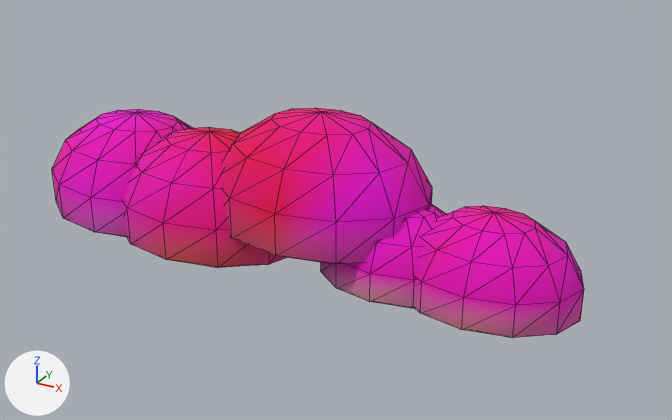
A saved change to the glTF model ArtSource/Exports/Environment/Cloud_01.glb.
Both versions are drawn from a 50 mm lens placed at (4.69, -7.78, 4.48), pointed at (0.34, 0.13, 0.53). Every picture has the same lights, and +X, +Y and +Z are marked at lower left. The older version comes first. Mesh edges are drawn as thin lines.

Objects in the first picture: 'Cloud_01'.
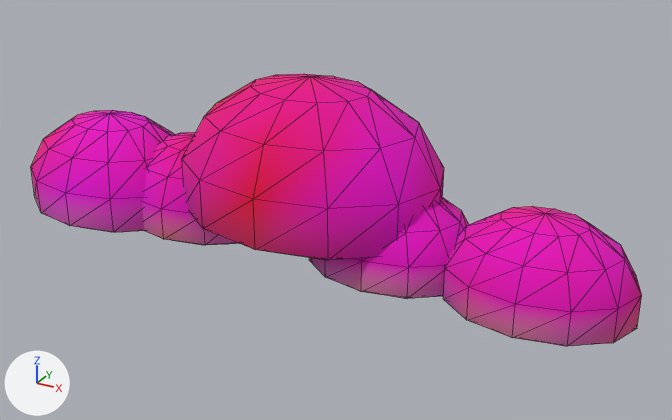
Changed parts and their boxes [x1, y1, x2, y2] in the pictures (672 x 420 px; the box of a moved part takes in the faces that stretch with it):
'Cloud_01', reshaped, recoloured (15% wider, 18% taller)
    before: [52, 108, 584, 338]
    after: [31, 74, 642, 346]
part 1 of me_cloud_01, moved or reshaped
    before: [52, 109, 193, 237]
    after: [31, 110, 174, 232]
part 2 of me_cloud_01, moved or reshaped
    before: [123, 127, 287, 268]
    after: [142, 132, 237, 245]
part 3 of me_cloud_01, moved or reshaped
    before: [222, 108, 432, 264]
    after: [182, 74, 444, 260]
part 4 of me_cloud_01, moved or reshaped
    before: [321, 203, 446, 308]
    after: [309, 197, 469, 299]
part 5 of me_cloud_01, moved or reshaped
    before: [415, 206, 584, 338]
    after: [443, 206, 642, 346]
part 6 of me_cloud_01, recoloured
    before: [52, 108, 584, 338]
    after: [31, 74, 642, 346]

The change, as a diff of the scene's bpy script:
```diff
--- a/ArtSource/Exports/Environment/Cloud_01.glb.py
+++ b/ArtSource/Exports/Environment/Cloud_01.glb.py
@@ me_cloud_01 @@
 # used by ob_cloud_01; location = (0.0, 0.0, 0.0)
-me_cloud_01.from_pydata(...)  # 370 vertices, 720 faces; spans x -3.35..3.06, y -0.98..0.9, z 0.0..1.65
+me_cloud_01.from_pydata(...)  # 370 vertices, 720 faces; spans x -3.67..3.55, y -0.96..1.24, z 0.0..1.93
+# me_cloud_01 part 1: the loose piece of 74 vertices spanning x -3.35..-1.05, y -0.82..0.9, z 0.0..1.24 is scaled about its middle by 0.956, then moved by (-0.37, -0.04, -0.03)
+# me_cloud_01 part 2: the loose piece of 74 vertices spanning x -2.23..0.08, y -0.98..0.75, z 0.0..1.24 is scaled about its middle by 0.848, then moved by (-0.36, 0.27, -0.09)
+# me_cloud_01 part 3: the loose piece of 74 vertices spanning x -0.94..1.47, y -0.94..0.86, z 0.35..1.65 is scaled about its middle by 1.22, then moved by (-0.23, 0.18, 0.14)
+# me_cloud_01 part 4: the loose piece of 74 vertices spanning x 0.35..2.02, y -0.71..0.54, z 0.0..0.9 is scaled about its middle by 1.09, then moved by (-0.16, 0.19, 0.04)
+# me_cloud_01 part 5: the loose piece of 74 vertices spanning x 1.25..3.06, y -0.78..0.58, z 0.0..0.98 is scaled about its middle by 1.04, then moved by (0.45, 0.11, 0.02)
+# me_cloud_01 part 6: 720 faces centred in x -3.3..3.02, y -0.94..0.86, z 0.0..1.58 are repainted in the vertex colours; the middle colour goes from pink #ff00c5 to pink #ff00c3
 me_cloud_01.materials.append(mat_m_env_cloud)
```
